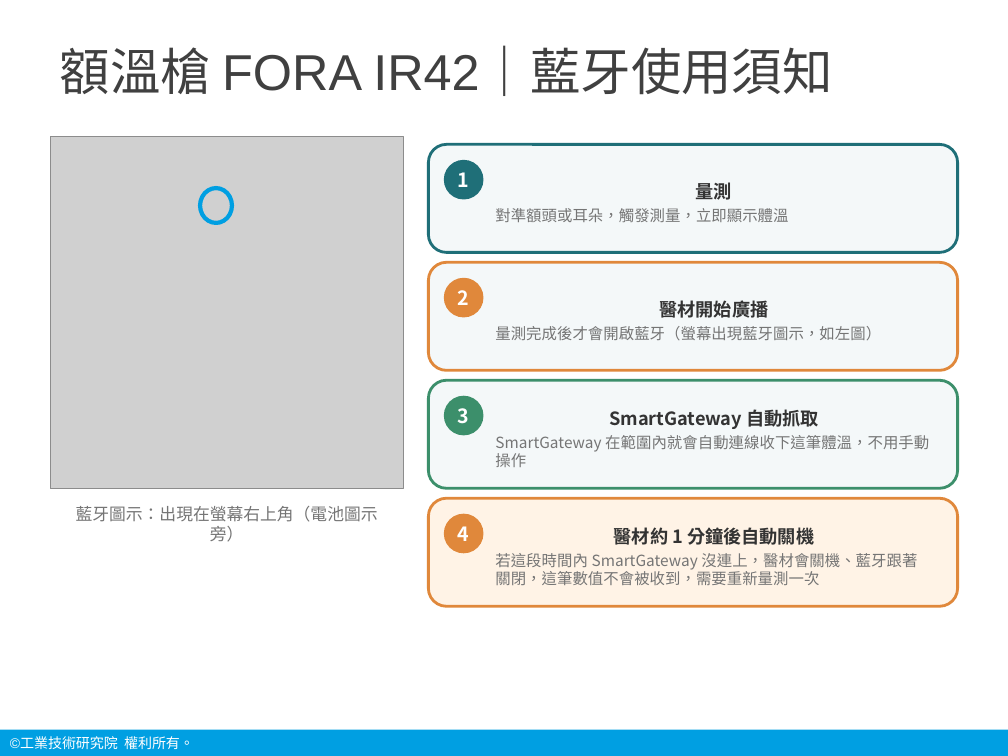
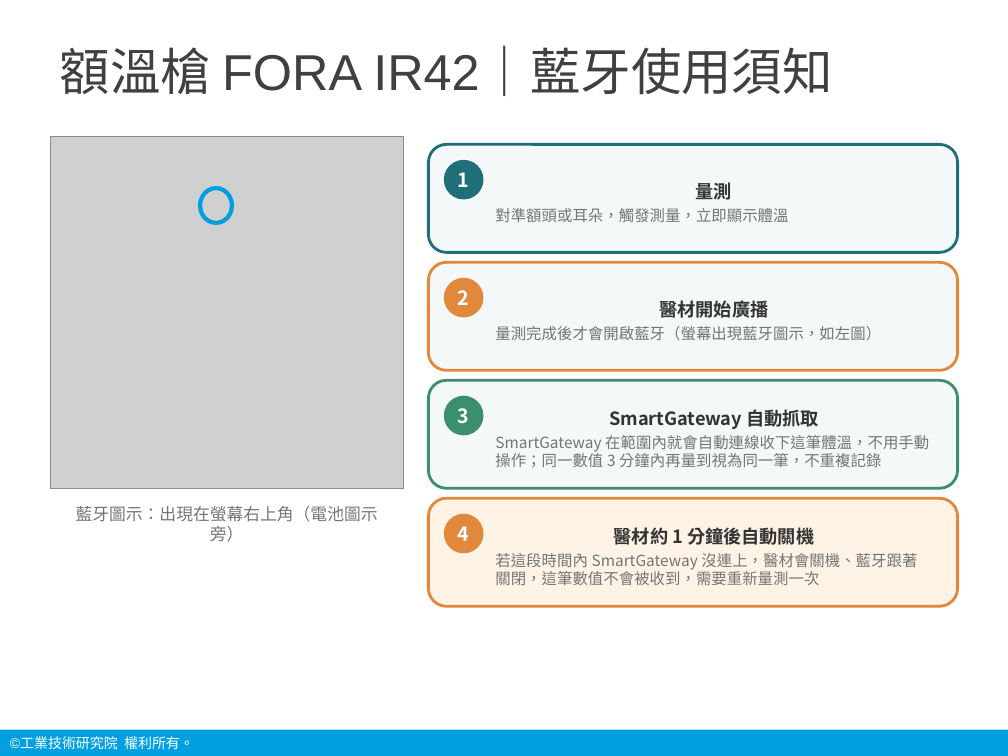
Before and after one commit to chanwunkong/pico-vitals-gateway, a slide deck: slide 16 of 說明/生理訊號中繼裝置_操作說明_20260908.pptx. Drawn at 1008x756 pixels with LibreOffice and Linux fonts; fonts in the diff are those of the drawing; grey boxes stand for pictures; background and template pictures are left out. Boxes give left, top, right and bottom in pixels: in the first picture for what was removed or moved away, otherwise in the second. Text is boxed around its words. In the diff, an @@ line names an element or a change of style, - is before the commit and + after.

```diff
--- a/說明/生理訊號中繼裝置_操作說明_20260908.pptx
+++ b/說明/生理訊號中繼裝置_操作說明_20260908.pptx
@@ text in rounded rectangle at (495,435,929,468): text changed @@
-SmartGateway 在範圍內就會自動連線收下這筆體溫，不用手動操作
+SmartGateway 在範圍內就會自動連線收下這筆體溫，不用手動操作；同一數值 3 分鐘內再量到視為同一筆，不重複記錄
```
Also in this commit, not shown: 6 other slides changed, 9 other files.
